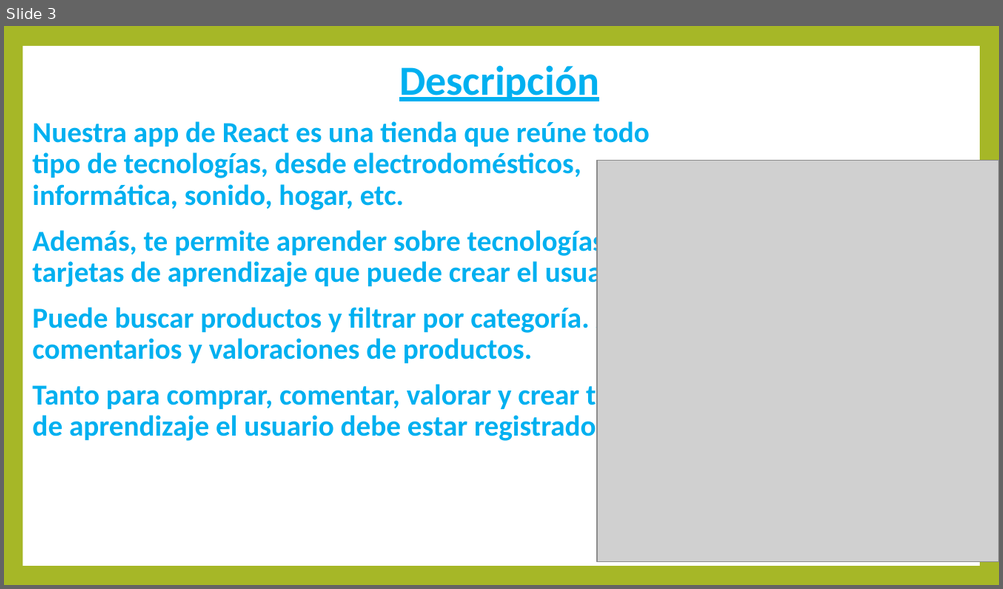
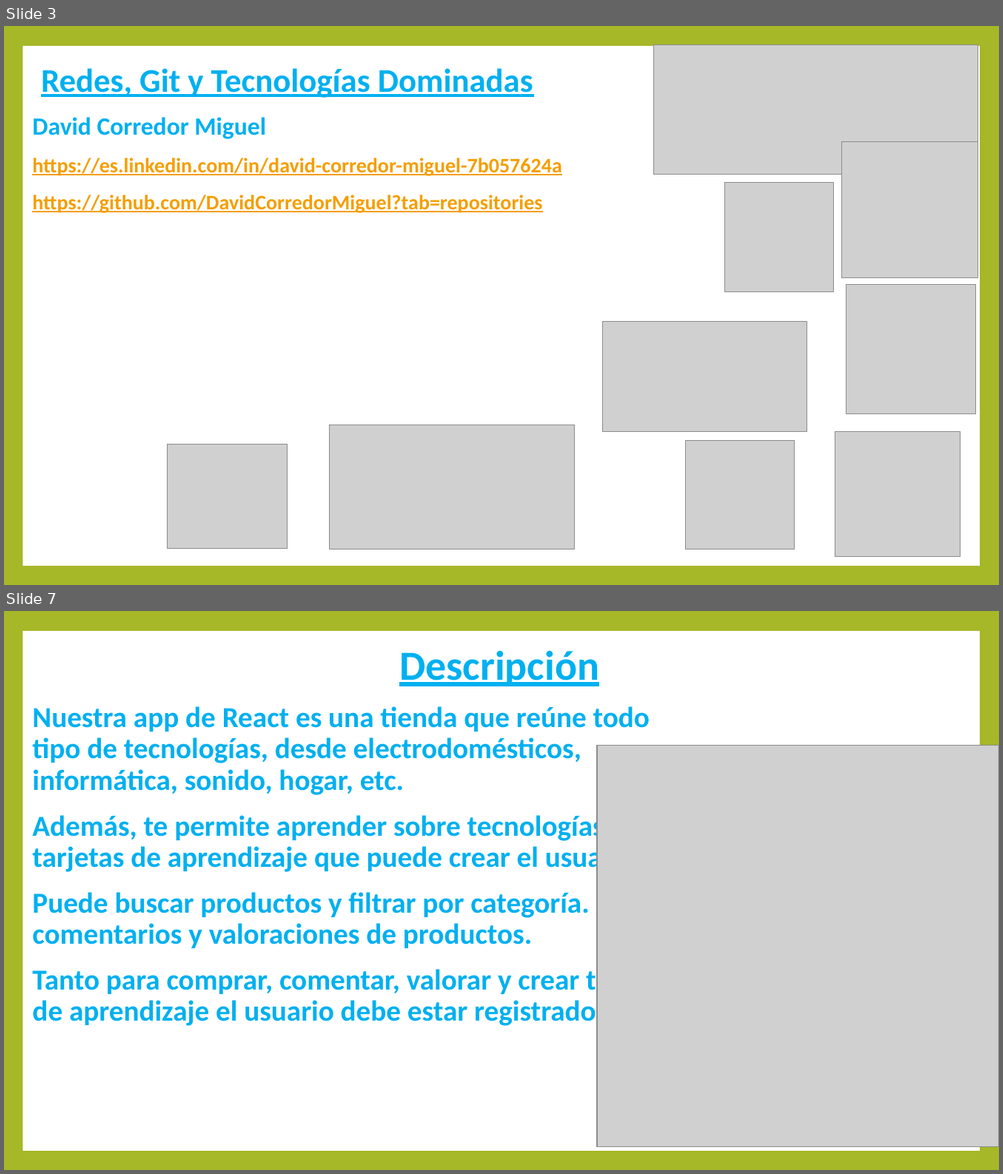
Before and after one commit to DavidCorredorMiguel/proyectogrupo2, a slide deck: Presentacion Tech Learn.pptx. Shown one above the other, each under a label of ours: slide 3 before the commit, slides 3 and 7 after it; the slides between them are not shown. The pictures are 1003x589 and 1003x1174 pixels, drawn with LibreOffice and Linux fonts; fonts in the diff are those of the drawing; grey boxes stand for pictures. Boxes give left, top, right and bottom in pixels: in the first picture for what was removed or moved away, otherwise in the second. Text is boxed around its words. In the diff, an @@ line names an element or a change of style, - is before the commit and + after.

```diff
--- a/Presentacion Tech Learn.pptx
+++ b/Presentacion Tech Learn.pptx
@@ slide 3 added at [4,26,999,585], background #A6B727; not listed: 1 template element that a slide beside it also shows @@
@@ picture added at [653,45,978,175] @@
@@ title added at [41,68,533,98], 32 pt, text #00B0F0, bold, underline @@
+Redes, Git y Tecnologías Dominadas
@@ text added at [32,117,561,213], 20 pt, text #F59E00, bold, underline @@
+David Corredor Miguel
+https://es.linkedin.com/in/david-corredor-miguel-7b057624a
+https://github.com/DavidCorredorMiguel?tab=repositories
@@ picture added at [841,141,978,278] @@
@@ picture added at [725,183,834,292] @@
@@ picture added at [845,285,975,414] @@
@@ picture added at [603,321,807,432] @@
@@ picture added at [330,425,575,550] @@
@@ picture added at [168,445,287,549] @@
@@ picture added at [686,441,794,550] @@
@@ picture added at [835,432,961,557] @@
@@ what was slide 3 is now slide 7 @@
```
Also in this commit, not shown: 2 slides changed, 4 other slides added, 11 other files.
